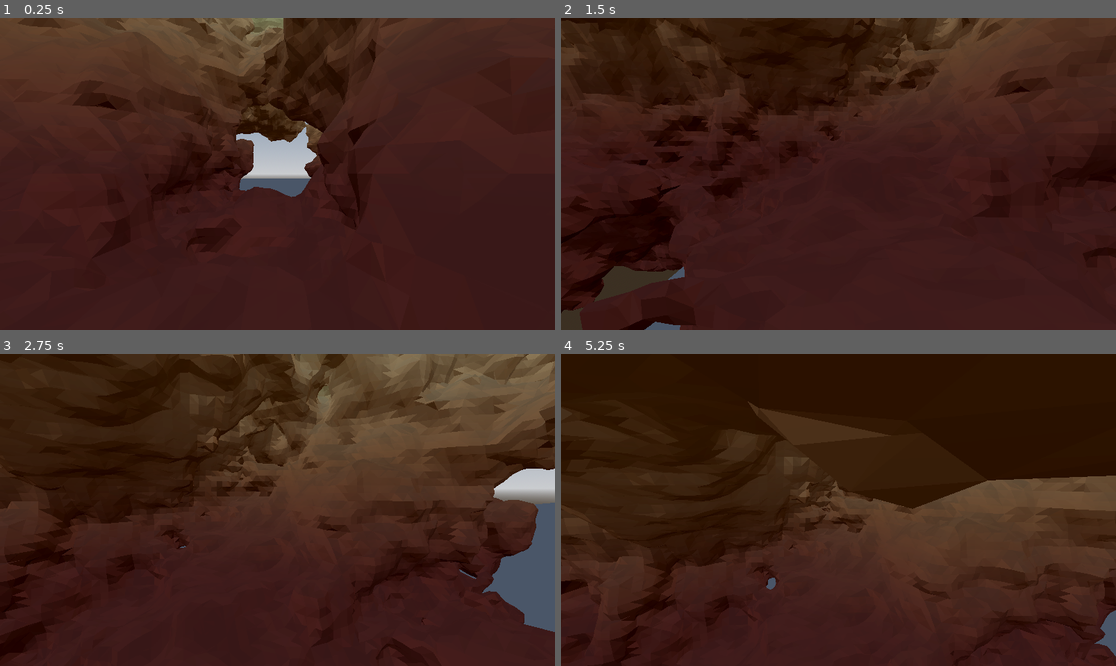
Above: before the commit, frames 1-4 (two rows, left to right).
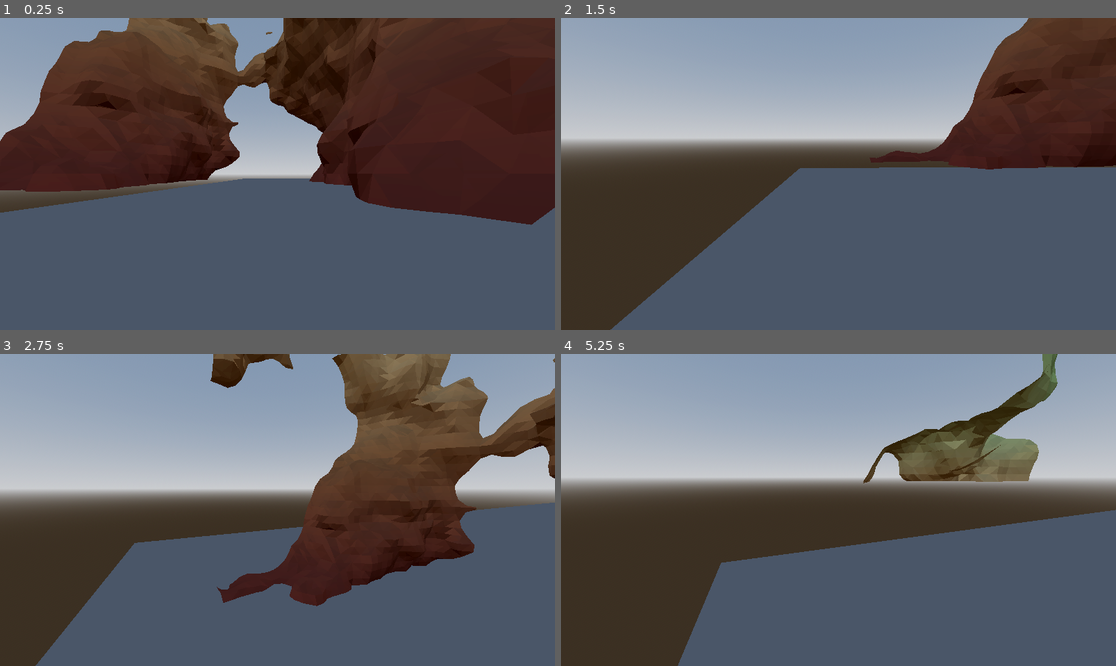
Above: after the commit, the same moments.

Repository: DyslexicWolf/GraduationWork_IGP
Game: Godot game, scene res://Scenes/MarchingCubes_CPU.tscn
Same seed, same stepped clock (60 frames per second), same inputs: the game is played once before the commit and once after it.
Inputs (mouse positions are in pixels of both pictures, inside the frame that each line leads up to):
- Up to frame 1 (0.25 s): no input
- Up to frame 2 (1.5 s): tap Enter at 0.5 s; move the mouse to (960, 158) at 0.52 s; hold D (move_right) 0.53-1.28 s; click (960, 158) at 0.67 s; move the mouse to (810, 174) at 1.27 s; hold Space (fly_up) from 1.28 s (still down)
- Up to frame 3 (2.75 s): keep holding Space (fly_up); move the mouse to (288, 503) at 2.02 s
- Up to frame 4 (5.25 s): keep holding Space (fly_up); move the mouse to (832, 516) at 2.77 s; move the mouse to (877, 513) at 3.52 s; move the mouse to (794, 506) at 4.27 s; move the mouse to (844, 510) at 5.02 s

The runs differ from the first frame. In frame 1, 50% of the frame differs, in the area x 0-100%, y 0-100%; in frame 2, 83%; in frame 3, 68%; in frame 4, 87%.

Commit message:
Added static typing to both terraingeneration scripts for optimization

Diff:
--- a/graduation-work-igp/Scenes/MarchingCubes_CPU.tscn
+++ b/graduation-work-igp/Scenes/MarchingCubes_CPU.tscn
@@ -35,8 +35,6 @@
 chunk_size = 32
 noise = SubResource("FastNoiseLite_torgq")
 flat_shaded = true
-render_distance = 2
-render_distance_height = 1
 
 [node name="Ground" type="MeshInstance3D" parent="."]
 transform = Transform3D(374.01376, 0, 0, 0, 0.9999994, 0, 0, 0, 299.93817, 347.94, -16, 198.183)
--- a/graduation-work-igp/Scenes/MarchingCubes_GPU.tscn
+++ b/graduation-work-igp/Scenes/MarchingCubes_GPU.tscn
@@ -36,8 +36,6 @@
 chunks_to_load_per_frame = 2
 noise = SubResource("FastNoiseLite_23c27")
 flat_shaded = true
-render_distance = 2
-render_distance_height = 1
 
 [node name="Ground" type="MeshInstance3D" parent="."]
 transform = Transform3D(374.01376, 0, 0, 0, 0.9999994, 0, 0, 0, 299.93817, 347.94, -16, 198.183)
--- a/graduation-work-igp/Scripts/CPU_Based/TerrainGeneration.gd
+++ b/graduation-work-igp/Scripts/CPU_Based/TerrainGeneration.gd
@@ -24,24 +24,24 @@
 
 func _process(_delta):
 	#calculate player chunk position
-	var player_chunk_x = int(player.position.x / chunk_size)
-	var player_chunk_y = int(player.position.y / chunk_size)
-	var player_chunk_z = int(player.position.z / chunk_size)
+	var player_chunk_x := int(player.position.x / chunk_size)
+	var player_chunk_y := int(player.position.y / chunk_size)
+	var player_chunk_z := int(player.position.z / chunk_size)
 
 	#load and unload chunks based on player position
 	for x in range(player_chunk_x - render_distance, player_chunk_x + render_distance + 1):
 		for y in range(player_chunk_y - render_distance_height, player_chunk_y + render_distance_height + 1):
 			for z in range(player_chunk_z - render_distance, player_chunk_z + render_distance + 1):
-				var chunk_key = str(x) + "," + str(y) + "," + str(z)
+				var chunk_key := str(x) + "," + str(y) + "," + str(z)
 				if not loaded_chunks.has(chunk_key):
 					load_chunk(x, y, z)
 
 	#unload chunks that are out of render distance
 	for key in loaded_chunks.keys().duplicate():
-		var coords = key.split(",")
-		var chunk_x = int(coords[0])
-		var chunk_y = int(coords[1])
-		var chunk_z = int(coords[2])
+		var coords : Array = key.split(",")
+		var chunk_x := int(coords[0])
+		var chunk_y := int(coords[1])
+		var chunk_z := int(coords[2])
 		if abs(chunk_x - player_chunk_x) > render_distance or abs(chunk_y - player_chunk_y) > render_distance_height or abs(chunk_z - player_chunk_z) > render_distance:
 			unload_chunk(chunk_x, chunk_y, chunk_z)
 
@@ -79,7 +79,7 @@
 		print("Unloaded chunk: " + chunk_key)
 
 func generate_chunk_mesh(chunk_x: int, chunk_y: int, chunk_z: int):
-	var generated_mesh = generate(Vector3(chunk_x, chunk_y, chunk_z))
+	var generated_mesh : ArrayMesh = generate(Vector3(chunk_x, chunk_y, chunk_z))
 	return generated_mesh
 
 #generate scalar values for each voxel
@@ -87,28 +87,28 @@
 	for x in range(chunk_size + 1):
 		for y in range(chunk_size + 1):
 			for z in range(chunk_size + 1):
-				var world_x = world_offset.x + x
-				var world_y = world_offset.y + y
-				var world_z = world_offset.z + z
+				var world_x := world_offset.x + x
+				var world_y := world_offset.y + y
+				var world_z := world_offset.z + z
 
 				#var value = noise.get_noise_3d(world_x, world_y, world_z)+(y+y%terrain_terrace)/float(voxel_grid.resolution)-0.5
-				var value = noise.get_noise_3d(world_x, world_y, world_z)
+				var value := noise.get_noise_3d(world_x, world_y, world_z)
 				voxel_grid.write(x, y, z, value)
 
-func generate(chunk_coords: Vector3):
-	var voxel_grid = VoxelGrid.new(chunk_size + 1, iso_level)
+func generate(chunk_coords: Vector3) -> ArrayMesh:
+	var voxel_grid := VoxelGrid.new(chunk_size + 1, iso_level)
 	var world_offset: Vector3 = chunk_coords * chunk_size
 	get_scalar_values(world_offset, voxel_grid)
 
 	#march the cubes
-	var vertices = PackedVector3Array()
+	var vertices := PackedVector3Array()
 	for x in range(chunk_size):
 		for y in range(chunk_size):
 			for z in range(chunk_size):
 				HelperFunctions.march_cube(x, y, z, voxel_grid, vertices)
 
 	#create mesh surface and draw
-	var surface_tool = SurfaceTool.new()
+	var surface_tool := SurfaceTool.new()
 	surface_tool.begin(Mesh.PRIMITIVE_TRIANGLES)
 
 	if flat_shaded:
--- a/graduation-work-igp/Scripts/GPU_Based/TerrainGeneration_GPU.gd
+++ b/graduation-work-igp/Scripts/GPU_Based/TerrainGeneration_GPU.gd
@@ -68,9 +68,9 @@
 
 func _process(_delta):
 	#calculate player chunk position
-	var player_chunk_x = int(player.position.x / chunk_size)
-	var player_chunk_y = int(player.position.y / chunk_size)
-	var player_chunk_z = int(player.position.z / chunk_size)
+	var player_chunk_x := int(player.position.x / chunk_size)
+	var player_chunk_y := int(player.position.y / chunk_size)
+	var player_chunk_z := int(player.position.z / chunk_size)
 
 	chunk_load_queue.clear()
 
@@ -78,11 +78,11 @@
 	for x in range(player_chunk_x - render_distance, player_chunk_x + render_distance + 1):
 		for y in range(player_chunk_y - render_distance_height, player_chunk_y + render_distance_height + 1):
 			for z in range(player_chunk_z - render_distance, player_chunk_z + render_distance + 1):
-				var chunk_key = str(x) + "," + str(y) + "," + str(z)
+				var chunk_key := str(x) + "," + str(y) + "," + str(z)
 				if not loaded_chunks.has(chunk_key):
-					var chunk_pos = Vector3(x, y, z)
-					var player_chunk_pos = Vector3(player_chunk_x, player_chunk_y, player_chunk_z)
-					var distance = chunk_pos.distance_to(player_chunk_pos)
+					var chunk_pos := Vector3(x, y, z)
+					var player_chunk_pos := Vector3(player_chunk_x, player_chunk_y, player_chunk_z)
+					var distance := chunk_pos.distance_to(player_chunk_pos)
 					chunk_load_queue.append({"key": chunk_key, "distance": distance, "pos": chunk_pos})
 					load_chunk(x, y, z)
 
@@ -97,22 +97,22 @@
 	#unload chunks that are out of render distance
 	for key in loaded_chunks.keys().duplicate():
 		var coords = key.split(",")
-		var chunk_x = int(coords[0])
-		var chunk_y = int(coords[1])
-		var chunk_z = int(coords[2])
+		var chunk_x := int(coords[0])
+		var chunk_y := int(coords[1])
+		var chunk_z := int(coords[2])
 		if abs(chunk_x - player_chunk_x) > render_distance or abs(chunk_y - player_chunk_y) > render_distance_height or abs(chunk_z - player_chunk_z) > render_distance:
 			unload_chunk(chunk_x, chunk_y, chunk_z)
 
 func load_chunk(x, y, z):
-	var chunk_key = str(x) + "," + str(y) + "," + str(z)
-	var chunk_coords = Vector3(x, y, z)
-
-	var data_buffer_rid = create_data_buffer(chunk_coords)
-	var counter_buffer_rid = create_counter_buffer()
-	var triangles_buffer_rid = create_triangles_buffer()
-	var per_chunk_uniform_set = create_per_chunk_uniform_set(data_buffer_rid, counter_buffer_rid, triangles_buffer_rid)
-
-	var compute_result = run_compute_for_chunk(counter_buffer_rid, triangles_buffer_rid, per_chunk_uniform_set)
+	var chunk_key := str(x) + "," + str(y) + "," + str(z)
+	var chunk_coords := Vector3(x, y, z)
+
+	var data_buffer_rid := create_data_buffer(chunk_coords)
+	var counter_buffer_rid := create_counter_buffer()
+	var triangles_buffer_rid := create_triangles_buffer()
+	var per_chunk_uniform_set := create_per_chunk_uniform_set(data_buffer_rid, counter_buffer_rid, triangles_buffer_rid)
+
+	var compute_result := run_compute_for_chunk(counter_buffer_rid, triangles_buffer_rid, per_chunk_uniform_set)
 	var total_triangles = compute_result["total_triangles"]
 
 	#if there are no triangles, it's an empty chunk
@@ -126,10 +126,10 @@
 		return
 
 	###THIS CHUNKMESH HAS NO FACES/TRIANGLES, IT IS EMPTY
-	var chunk_mesh = build_array_mesh_from_compute_data(compute_result)
+	var chunk_mesh := build_array_mesh_from_compute_data(compute_result)
 
 	print("Loaded chunk: "+ chunk_key)
-	var chunk_instance = MeshInstance3D.new()
+	var chunk_instance := MeshInstance3D.new()
 	chunk_instance.mesh = chunk_mesh
 	chunk_instance.position = Vector3(x, y, z) * chunk_size
 
@@ -160,9 +160,9 @@
 	rd.sync()
 
 	#read back results
-	var total_triangles = rd.buffer_get_data(counter_buffer_rid).to_int32_array()[0]
-
-	var triangles_data = rd.buffer_get_data(triangles_buffer_rid).to_float32_array()
+	var total_triangles := rd.buffer_get_data(counter_buffer_rid).to_int32_array()[0]
+
+	var triangles_data := rd.buffer_get_data(triangles_buffer_rid).to_float32_array()
 	return {
 		"total_triangles": total_triangles,
 		"triangles_data": triangles_data
@@ -177,21 +177,21 @@
 
 	# Return empty mesh if no triangles
 	if total_triangles == 0:
-		var empty_mesh = ArrayMesh.new()
+		var empty_mesh := ArrayMesh.new()
 		return empty_mesh
 
-	var vertices = PackedVector3Array()
-	var normals = PackedVector3Array()
+	var vertices := PackedVector3Array()
+	var normals := PackedVector3Array()
 
 	# Parse triangle data: each triangle is 16 floats (3 vec4 for vertices + 1 vec4 for normal)
 	for i in range(0, total_triangles * 16, 16):
 		# Extract the 3 vertices (each vertex is a vec4, so we read x, y, z and skip w)
-		var v1 = Vector3(triangles_data[i+0], triangles_data[i+1], triangles_data[i+2])
-		var v2 = Vector3(triangles_data[i+4], triangles_data[i+5], triangles_data[i+6])
-		var v3 = Vector3(triangles_data[i+8], triangles_data[i+9], triangles_data[i+10])
+		var v1 := Vector3(triangles_data[i+0], triangles_data[i+1], triangles_data[i+2])
+		var v2 := Vector3(triangles_data[i+4], triangles_data[i+5], triangles_data[i+6])
+		var v3 := Vector3(triangles_data[i+8], triangles_data[i+9], triangles_data[i+10])
 
 		# Extract the normal (indices 12, 13, 14 are x, y, z; skip index 15 which is w)
-		var normal = Vector3(triangles_data[i+12], triangles_data[i+13], triangles_data[i+14])
+		var normal := Vector3(triangles_data[i+12], triangles_data[i+13], triangles_data[i+14])
 		vertices.append(v1)
 		vertices.append(v2)
 		vertices.append(v3)
@@ -201,39 +201,39 @@
 		normals.append(normal)
 
 	# Create mesh using ArrayMesh
-	var mesh_data = []
+	var mesh_data := []
 	mesh_data.resize(Mesh.ARRAY_MAX)
 	mesh_data[Mesh.ARRAY_VERTEX] = vertices
 	mesh_data[Mesh.ARRAY_NORMAL] = normals
 
-	var array_mesh = ArrayMesh.new()
+	var array_mesh := ArrayMesh.new()
 	array_mesh.clear_surfaces()
 	array_mesh.add_surface_from_arrays(Mesh.PRIMITIVE_TRIANGLES, mesh_data)
 
 	return array_mesh
 
-func create_data_buffer(chunk_coords: Vector3):
+func create_data_buffer(chunk_coords: Vector3) -> RID:
 	# Create the input params buffer
 	var data = get_per_chunk_params(chunk_coords)
 	var data_bytes = data.to_byte_array()
-	var buffer_rid = rd.storage_buffer_create(data_bytes.size(), data_bytes)
+	var buffer_rid := rd.storage_buffer_create(data_bytes.size(), data_bytes)
 
 	return buffer_rid
 
-func create_counter_buffer():
+func create_counter_buffer() -> RID:
 	# Create counter buffer
-	var counter_bytes = PackedFloat32Array([0]).to_byte_array()
-	var buffer_rid = rd.storage_buffer_create(counter_bytes.size(), counter_bytes)
+	var counter_bytes := PackedFloat32Array([0]).to_byte_array()
+	var buffer_rid := rd.storage_buffer_create(counter_bytes.size(), counter_bytes)
 
 	return buffer_rid
 
-func create_triangles_buffer():
+func create_triangles_buffer() -> RID:
 	#create the triangles buffer
-	var total_cells = chunk_size * chunk_size * chunk_size
-	var triangles = PackedColorArray()
+	var total_cells := chunk_size * chunk_size * chunk_size
+	var triangles := PackedColorArray()
 	triangles.resize(total_cells * 5 * (3 + 1)) # 5 triangles max per cell, 3 vertices and 1 normal per triangle
-	var triangles_bytes = triangles.to_byte_array()
-	var buffer_rid = rd.storage_buffer_create(triangles_bytes.size(), triangles_bytes)
+	var triangles_bytes := triangles.to_byte_array()
+	var buffer_rid := rd.storage_buffer_create(triangles_bytes.size(), triangles_bytes)
 
 	return buffer_rid
 
@@ -256,7 +256,7 @@
 	return rd.uniform_set_create([data_uniform, counter_uniform, triangles_uniform], shader, 1)
 
 func unload_chunk(x, y, z):
-	var chunk_key = str(x) + "," + str(y) + "," + str(z)
+	var chunk_key := str(x) + "," + str(y) + "," + str(z)
 	if loaded_chunks.has(chunk_key):
 		if loaded_chunks[chunk_key] == null:
 			loaded_chunks.erase(chunk_key)
@@ -306,7 +306,7 @@
 
 #this function returns the paramaters (aka noise values) for the mesh in the specified chunk
 func get_global_params():
-	var params = PackedFloat32Array()
+	var params := PackedFloat32Array()
 	params.append_array([chunk_size, chunk_size, chunk_size])
 	params.append(iso_level)
 	params.append(int(flat_shaded))
@@ -320,15 +320,15 @@
 	for x in range(chunk_size + 1):
 		for y in range(chunk_size + 1):
 			for z in range(chunk_size + 1):
-				var world_x = world_offset.x + x
-				var world_y = world_offset.y + y
-				var world_z = world_offset.z + z
-
-				#var value = noise.get_noise_3d(world_x, world_y, world_z)+(y+y%terrain_terrace)/float(voxel_grid.resolution)-0.5
-				var value = noise.get_noise_3d(world_x, world_y, world_z)
+				var world_x := world_offset.x + x
+				var world_y := world_offset.y + y
+				var world_z := world_offset.z + z
+
+				#var value := noise.get_noise_3d(world_x, world_y, world_z)+(y+y%terrain_terrace)/float(voxel_grid.resolution)-0.5
+				var value := noise.get_noise_3d(world_x, world_y, world_z)
 				voxel_grid.write(x, y, z, value)
 
-	var params = PackedFloat32Array()
+	var params := PackedFloat32Array()
 	params.append_array(voxel_grid.data)
 	return params
 
@@ -337,10 +337,10 @@
 	for x in range(chunk_size + 1):
 		for y in range(chunk_size + 1):
 			for z in range(chunk_size + 1):
-				var world_x = world_offset.x + x
-				var world_y = world_offset.y + y
-				var world_z = world_offset.z + z
-
-				#var value = noise.get_noise_3d(world_x, world_y, world_z)+(y+y%terrain_terrace)/float(voxel_grid.resolution)-0.5
-				var value = noise.get_noise_3d(world_x, world_y, world_z)
+				var world_x := world_offset.x + x
+				var world_y := world_offset.y + y
+				var world_z := world_offset.z + z
+
+				#var value := noise.get_noise_3d(world_x, world_y, world_z)+(y+y%terrain_terrace)/float(voxel_grid.resolution)-0.5
+				var value := noise.get_noise_3d(world_x, world_y, world_z)
 				voxel_grid.write(x, y, z, value)
